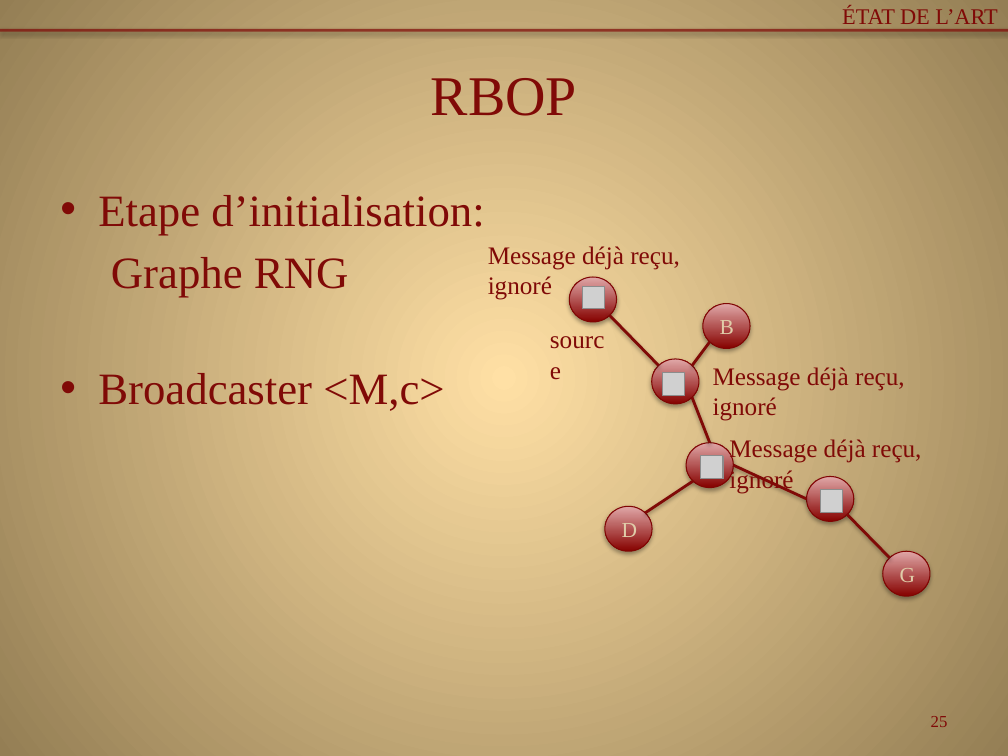
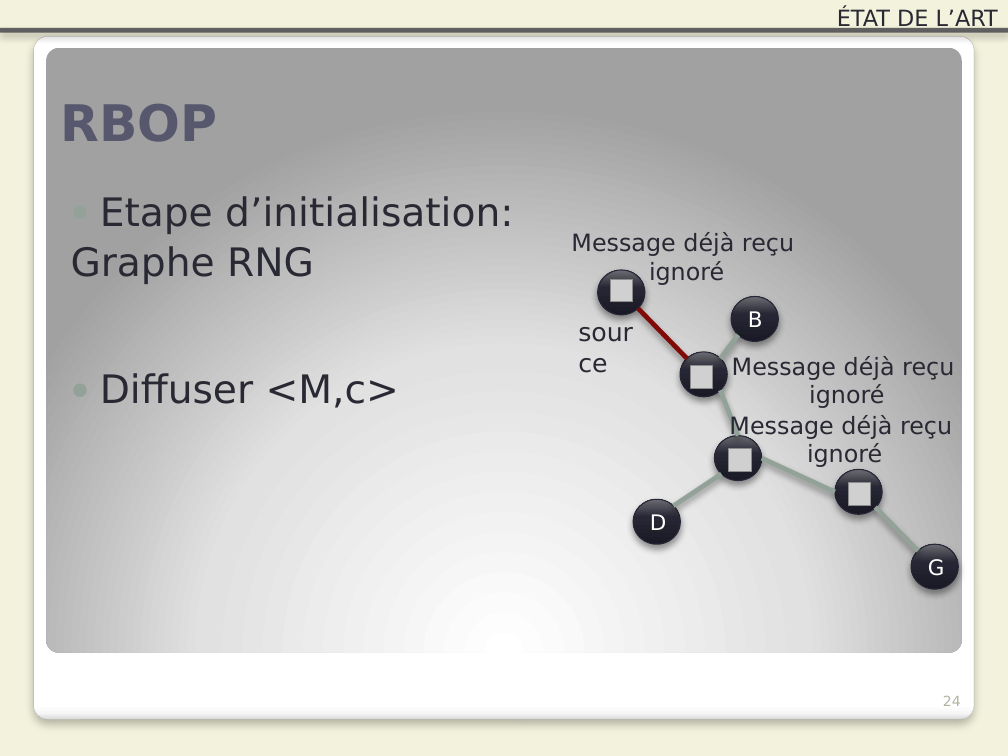
Before and after one commit to Patre/Energy-saving-in-sensors--networks, a slide deck: slide 24 of Redaction/Presentation/pres.pptx (slide 25 before the commit). Drawn at 1008x756 pixels with LibreOffice and Linux fonts; fonts in the diff are those of the drawing; grey boxes stand for pictures. Boxes give left, top, right and bottom in pixels: in the first picture for what was removed or moved away, otherwise in the second. Text is boxed around its words. In the diff, an @@ line names an element or a change of style, - is before the commit and + after.

```diff
--- a/Redaction/Presentation/pres.pptx
+++ b/Redaction/Presentation/pres.pptx
@@ background gradient #FFDFA6 to #957E54 to #F3F2DC @@
@@ text "ÉTAT DE L’ART" at (837, 9, 998, 32): font Times New Roman to DejaVu Sans, text colour #800A07 to #292934 @@
@@ line (0, 30) - (1008, 30): stroke #800A07 2 pt to #292934 3.35 pt @@
@@ rounded rectangle added at (33, 36, 974, 720), fill gradient #FFFFFF to #F7F7F7 to #DADADA, outline #A4A4A4 0.16 pt @@
@@ rounded rectangle added at (46, 47, 962, 652), fill gradient #FFFFFF to #E1E1E1 to #A2A2A2 @@
@@ title "RBOP" at (60, 104, 217, 142): size 40 to 36 pt, font Times New Roman to DejaVu Sans, text colour #800A07 to #57576E, bold on; alignment centre to left; vertical alignment middle to bottom @@
@@ text "Etape d’initialisation:" at (71, 196, 513, 284): size 32 to 28 pt, font Times New Roman to DejaVu Sans, text colour #800A07 to #292934; bullet • to ●; less space between paragraphs @@
@@ text at (571, 232, 794, 285): text changed; size 18 to 17 pt; font Times New Roman to DejaVu Sans; text colour #800A07 to #292934 @@
-Message déjà reçu, ignoré
+Message déjà reçu
+ignoré
@@ text "source" at (569, 311, 653, 352): font Times New Roman to DejaVu Sans, text colour #800A07 to #292934 @@
@@ 1 picture, 1 ellipse, 1 text, 1 line: place and size @@
-1 picture, 1 ellipse, 1 text, 1 line at (540, 316, 734, 488)
+1 picture, 1 ellipse, 1 text, 1 line at (569, 308, 762, 481)
@@ line (638, 308) - (687, 359): stroke #800A07 2 pt to #800A07 3.35 pt @@
@@ line (721, 359) - (738, 335): stroke #800A07 2 pt to #93A299 3.35 pt @@
@@ text at (732, 356, 954, 408): text changed; size 18 to 17 pt; font Times New Roman to DejaVu Sans; text colour #800A07 to #292934 @@
-Message déjà reçu, ignoré
+Message déjà reçu
+ignoré
@@ text at (100, 373, 399, 408): text changed; size 32 to 28 pt; font Times New Roman to DejaVu Sans; text colour #800A07 to #292934 @@
-• Broadcaster <M,c>
+● Diffuser <M,c>
@@ line (721, 390) - (738, 435): stroke #800A07 2 pt to #93A299 3.35 pt @@
@@ text at (729, 414, 952, 467): text changed; size 18 to 17 pt; font Times New Roman to DejaVu Sans; text colour #800A07 to #292934 @@
-Message déjà reçu, ignoré
+Message déjà reçu
+ignoré
@@ 6 ellipses, 5 pictures, 5 lines: place and size @@
-6 ellipses, 5 pictures, 5 lines at (570, 277, 930, 597)
+6 ellipses, 5 pictures, 5 lines at (598, 270, 959, 590)
@@ line (673, 506) - (722, 474): stroke #800A07 2 pt to #93A299 3.35 pt @@
@@ line (762, 458) - (835, 492): stroke #800A07 2 pt to #93A299 3.35 pt @@
@@ font Times New Roman to DejaVu Sans, text colour #E0CDA9 to #FFFFFF; fill gradient #870300 to #E0A9A9 to gradient #1B1B27 to #252536 to #6B6B73; outline #800704 0.75 pt to #262637 0.75 pt; shadow changed in 7 elements at (911, 544, 959, 590), (680, 352, 728, 397), (731, 296, 778, 342), (598, 270, 645, 316), (633, 499, 680, 544), (715, 435, 762, 481), (835, 470, 882, 515) @@
@@ line (875, 507) - (918, 550): stroke #800A07 2 pt to #93A299 3.35 pt @@
@@ page number removed at (931, 716, 948, 727) @@
-25
@@ page number added at (943, 696, 961, 706), 10 pt, text #B4B3A3 @@
+24
```
Also in this commit, not shown: 35 other slides changed, 1 slide removed.
